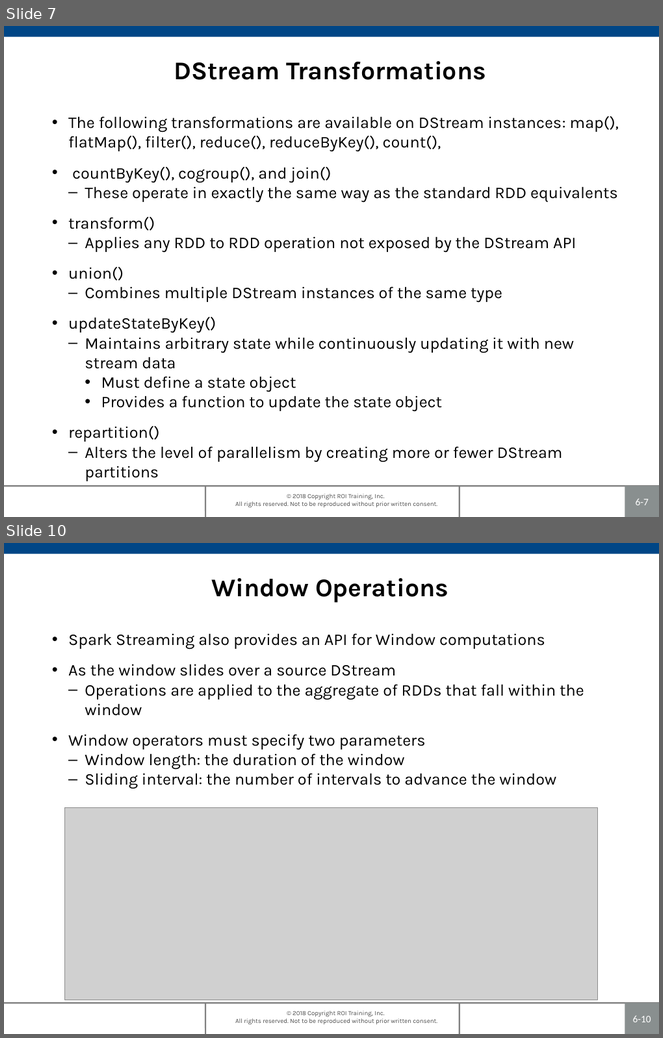
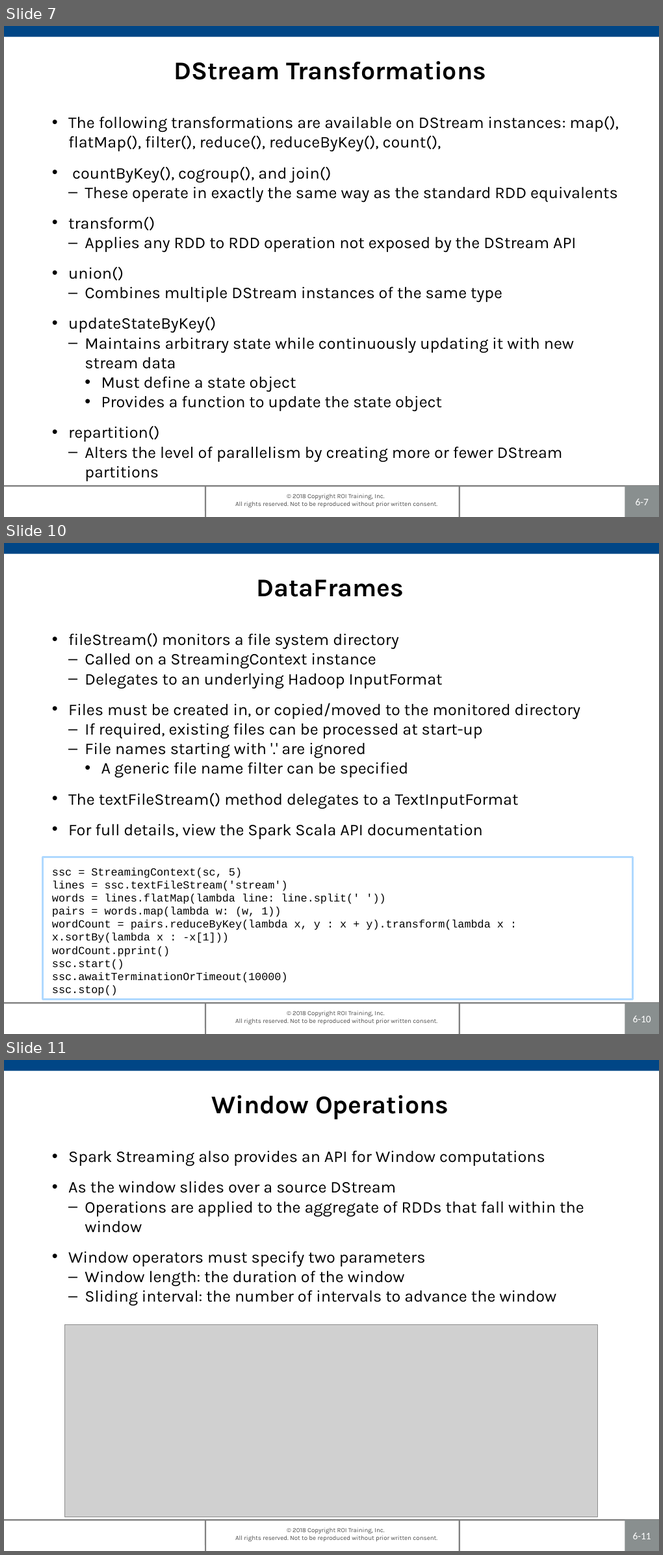
Before and after one commit to roitraining/SparkProgram, a slide deck: Day5/Ch06_SparkStreaming.pptx. Shown one above the other, each under a label of ours: slides 7 and 10 before the commit, slides 7, 10 and 11 after it; the slides between them are not shown. The pictures are 663x1038 and 663x1555 pixels, drawn with LibreOffice and Linux fonts; fonts in the diff are those of the drawing; grey boxes stand for pictures; background and template pictures are left out. Boxes give left, top, right and bottom in pixels: in the first picture for what was removed or moved away, otherwise in the second. Text is boxed around its words. In the diff, an @@ line names an element or a change of style, - is before the commit and + after.

```diff
--- a/Day5/Ch06_SparkStreaming.pptx
+++ b/Day5/Ch06_SparkStreaming.pptx
@@ slide 10 added at [4, 543, 659, 1034], background #FFFFFF; not listed: 6 template elements that a slide beside it also shows @@
@@ title added at [257, 579, 404, 597], 28 pt, text #000000, bold @@
+DataFrames
@@ text added at [52, 633, 581, 996], 18 pt, text #000000 @@
+• fileStream() monitors a file system directory
+  – Called on a StreamingContext instance
+  – Delegates to an underlying Hadoop InputFormat
+• Files must be created in, or copied/moved to the monitored directory
+  – If required, existing files can be processed at start-up
+  – File names starting with '.' are ignored
+    • A generic file name filter can be specified
+• The textFileStream() method delegates to a TextInputFormat
+• For full details, view the Spark Scala API documentation
+ssc = StreamingContext(sc, 5)
+lines = ssc.textFileStream('stream')
+words = lines.flatMap(lambda line: line.split(' '))
+pairs = words.map(lambda w: (w, 1))
+wordCount = pairs.reduceByKey(lambda x, y : x + y).transform(lambda x : x.sortBy(lambda x : -x[1]))
+wordCount.pprint()
+ssc.start()
+ssc.awaitTerminationOrTimeout(10000)
+ssc.stop()
@@ rectangle added at [42, 858, 633, 1000], outline #AFD9FF 2.25 pt @@
@@ what was slide 10 is now slide 11 @@
@@ page number at [633, 1533, 651, 1540]: text changed @@
-6-10
+6-11
```
Also in this commit, not shown: 3 slides changed, 1 slide removed, 11 other files.
